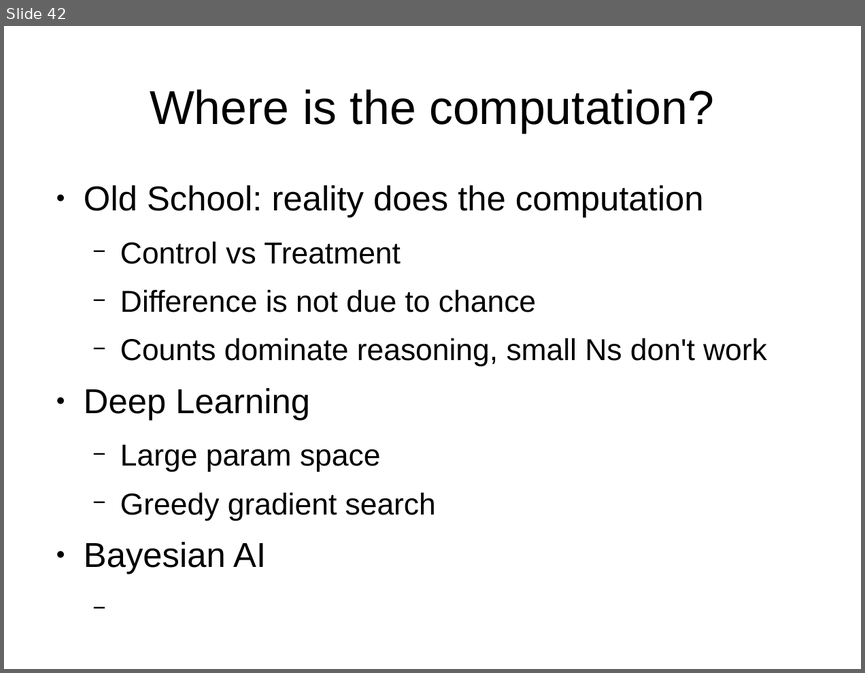
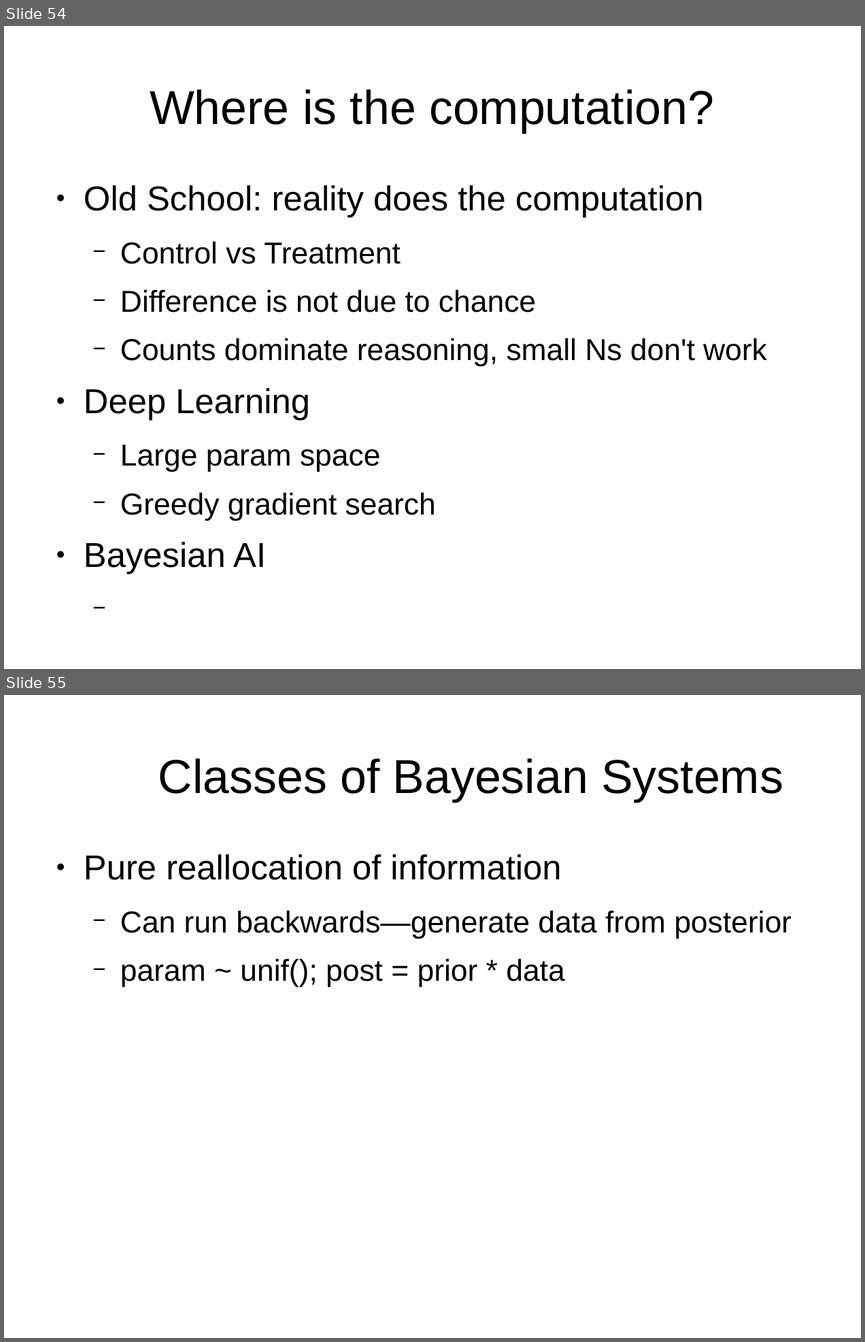
Before and after one commit to breckbaldwin/StanIsThePlan, a slide deck: talks/burlingtonMeetup2019/BurlingtonMeetup.odp. Shown one above the other, each under a label of ours: slide 42 before the commit, slides 54 and 55 after it. The pictures are 865x673 and 865x1342 pixels, drawn with LibreOffice and Linux fonts; fonts in the diff are those of the drawing. Boxes give left, top, right and bottom in pixels: in the first picture for what was removed or moved away, otherwise in the second. Text is boxed around its words. In the diff, an @@ line names an element or a change of style, - is before the commit and + after.

```diff
--- a/talks/burlingtonMeetup2019/BurlingtonMeetup.odp
+++ b/talks/burlingtonMeetup2019/BurlingtonMeetup.odp
@@ slide 55 added at box(4, 695, 861, 1338), background #FFFFFF @@
@@ title added at box(158, 758, 783, 802), 44 pt, text #000000 @@
+Classes of Bayesian Systems
@@ text added at box(84, 854, 791, 987), 28 pt, text #000000 @@
+● Pure reallocation of information
+  − Can run backwards—generate data from posterior
+  − param ~ unif(); post = prior * data
@@ what was slide 42 is now slide 54 @@
```
Also in this commit, not shown: 5 slides changed, 14 other slides added, 2 slides removed.
